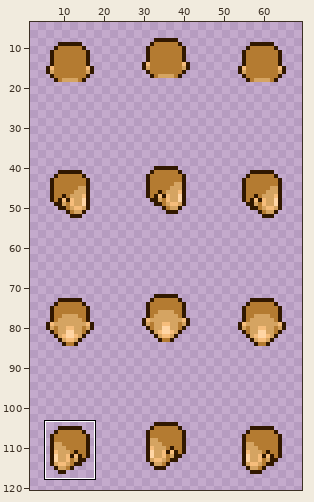
One commit to this sprite sheet: spriteData/09/2.gif. Above, an overview of the earlier version with the close-up marked.
Close-up. Before the commit:
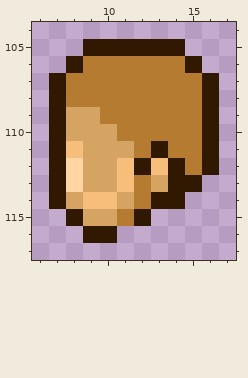
The file is 72x128 pixels. Colours within 5 levels of each other are drawn and written as one. Shown: x 6..17, y 104..117. The wide view leaves out empty margins. The commit also changed other parts of the picture, which this record leaves out.
Now the later version:
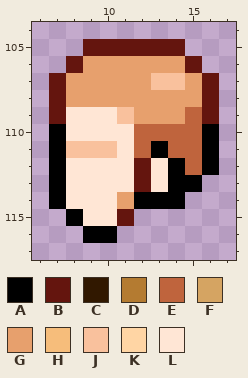
Palette (. is transparent): A #000000  B #64150e  C #311800  D #b47b31  E #bf643d  F #d5a462  G #e7a06d  H #f6bd7b  J #f9c19d  K #ffd5a4  L #ffe6d5
What changed:
Changed rows in their new state; - is an unchanged pixel.
first column x 7:
105 --BBBBBB--
106 -BGGGGGGB-
107 BGGGGGJJGB
108 BGGGGGGGGB
109 BLLLJGGGEB
110 ALLLLEEEEA
111 AJJJLEAEEA
112 ALLLLBLAEA
113 ALLLLBLAA-
114 ALLLGAAA--
115 -ALLB.----
116 --AA------
Where, in picture pixels (left, top, right, bottom), the same in both close-ups:
changed: (49, 39, 219, 243)
